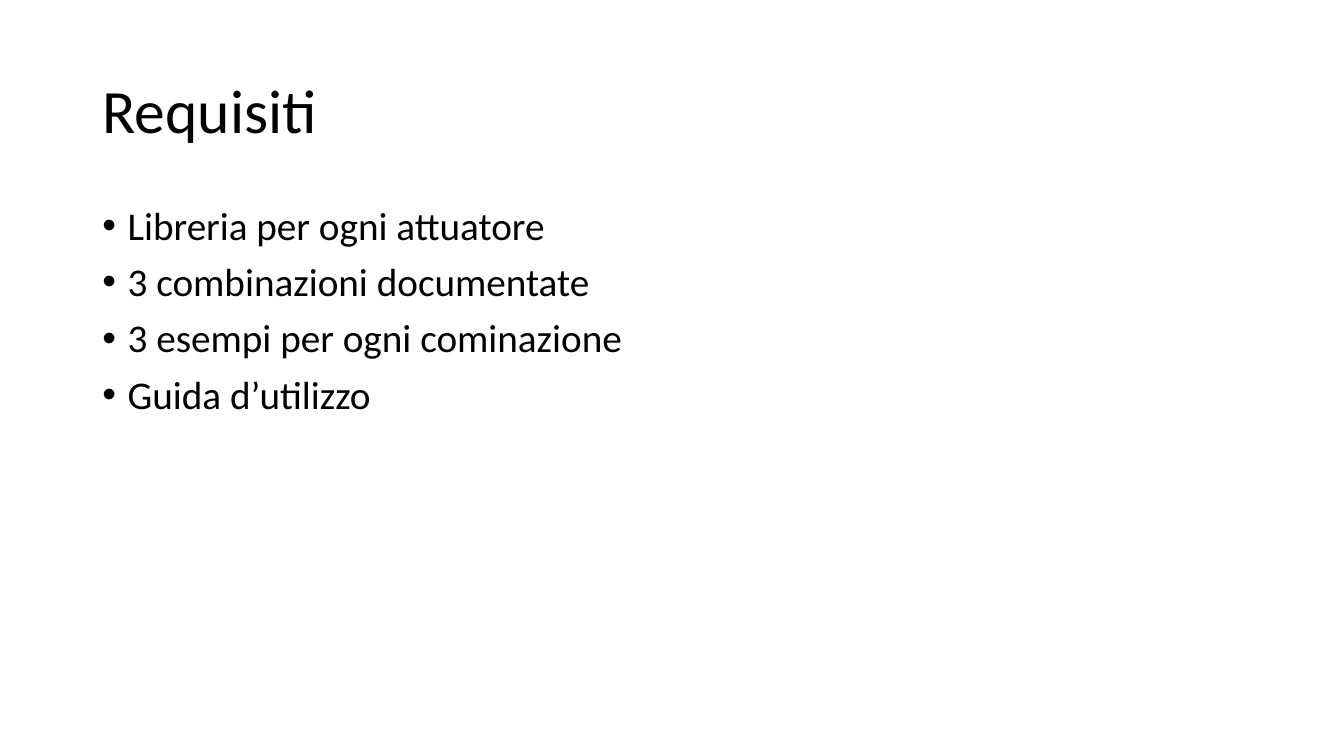
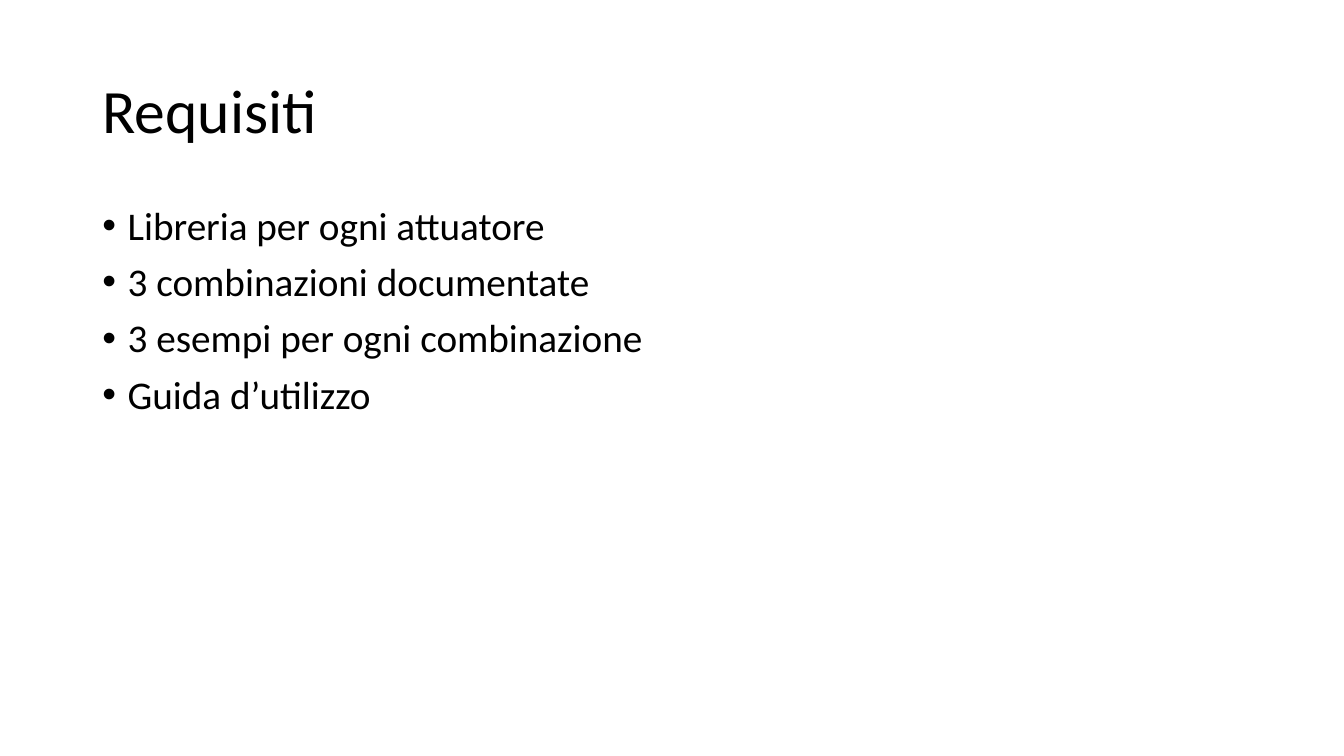
Before and after one commit to nemastojanovic/Progetto2_I3AA, a slide deck: slide 4 of PresentazioneProgetto2.pptx. Drawn at 1344x756 pixels with LibreOffice and Linux fonts; fonts in the diff are those of the drawing. Boxes give left, top, right and bottom in pixels: in the first picture for what was removed or moved away, otherwise in the second. Text is boxed around its words. In the diff, an @@ line names an element or a change of style, - is before the commit and + after.

```diff
--- a/PresentazioneProgetto2.pptx
+++ b/PresentazioneProgetto2.pptx
@@ text at (128,324,642,359): text changed @@
-• 3 esempi per ogni cominazione
+• 3 esempi per ogni combinazione
```
Also in this commit, not shown: 1 other slide changed, 5 other files.
